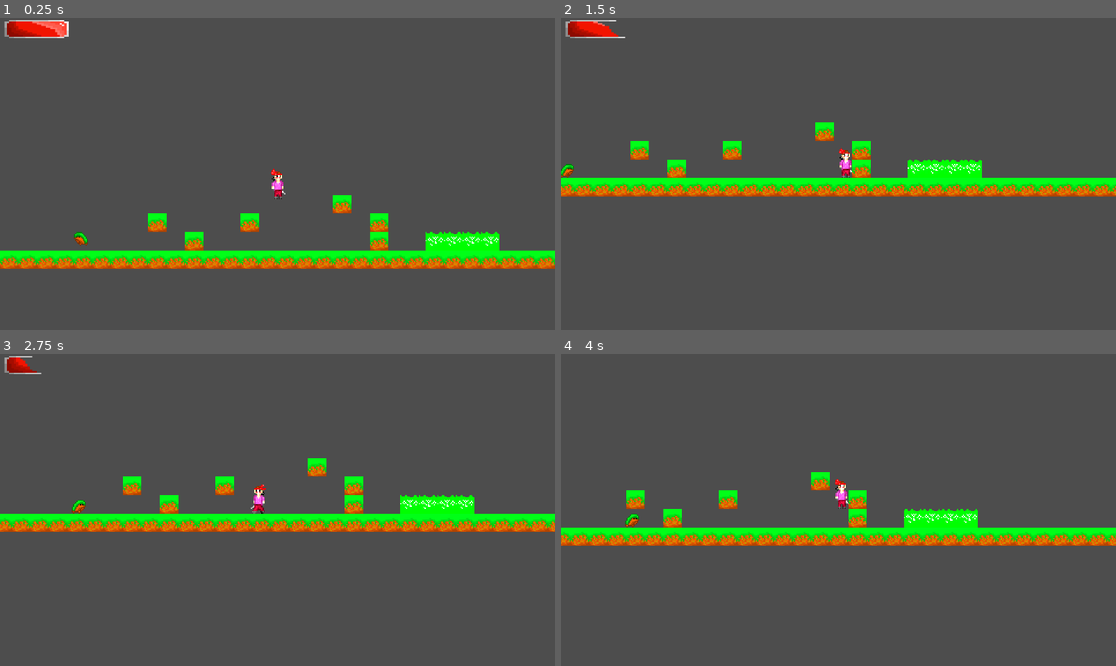
Above: before the commit, frames 1-4 (two rows, left to right).
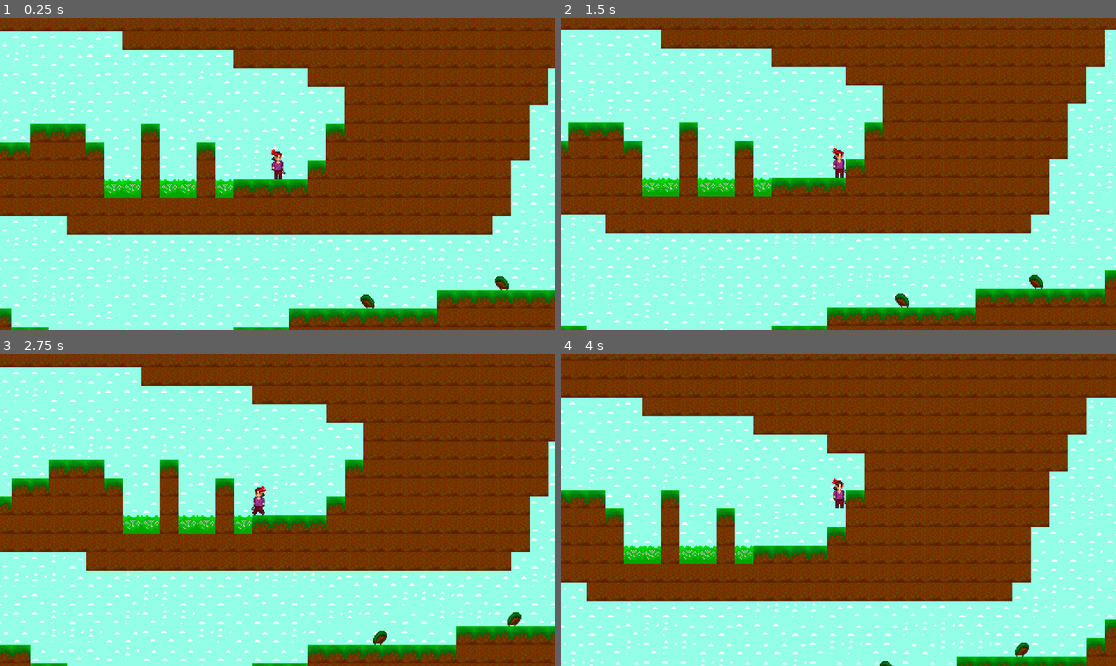
Above: after the commit, the same moments.

Repository: ArnMagnusson/metroidgameIHATEYOUU
Game: Godot game, scene res://level1.tscn
Two runs of this game, one before a commit and one after it. Both use one fixed random seed, a clock stepped at 60 frames per second and the inputs below. Before the commit the project starts from res://worldscene.tscn.
Inputs:
- Up to frame 1 (0.25 s): no input
- Up to frame 2 (1.5 s): tap Enter (ui_accept) at 0.5 s; hold D (Right_D) from 0.53 s (still down); tap Space (Jump) at 0.77 s
- Up to frame 3 (2.75 s): tap Space (Jump) at 1.52 s; release D (Right_D) at 2.03 s; hold A (left_A) from 2.03 s (still down)
- Up to frame 4 (4 s): release A (left_A) at 2.78 s; hold D (Right_D) from 2.78 s (still down); tap Space (Jump) at 3.02, 3.77 s

The runs differ from the first frame. In frame 1, 100% of the frame differs, in the area x 0-100%, y 0-100%; in frame 2, 100%; in frame 3, 100%; in frame 4, 100%.

Commit message:
added exe and .html

Diff:
--- a/project.godot
+++ b/project.godot
@@ -11,8 +11,8 @@
 [application]
 
 config/name="metroidvania"
-run/main_scene="res://worldscene.tscn"
-config/features=PackedStringArray("4.3", "Forward Plus")
+run/main_scene="res://level1.tscn"
+config/features=PackedStringArray("4.4", "Forward Plus")
 config/icon="res://icon.svg"
 
 [autoload]
@@ -25,6 +25,10 @@
 window/size/viewport_height=1080
 window/size/mode=3
 window/vsync/vsync_mode=0
+
+[global_group]
+
+Player=""
 
 [importer_defaults]
 
Not shown: 1 places in Playercharacterscene.tscn that only renumber resources
Not shown, added: character_body_2d.gd.uid
Not shown, added: enemy.gd.uid
Not shown: 1 places in enemy.tscn that only renumber resources
Not shown, added: export_presets.cfg
Not shown, added: global.gd.uid
Not shown, added: healthbar.gd.uid
Not shown, added: hud.gd.uid
Not shown: 1 places in hud.tscn that only renumber resources
Not shown, added: killzone.gd.uid
Not shown: 1 places in killzone.tscn that only renumber resources
Not shown: 2 places in level1.tscn that only renumber resources
(and 17 more such lines)
